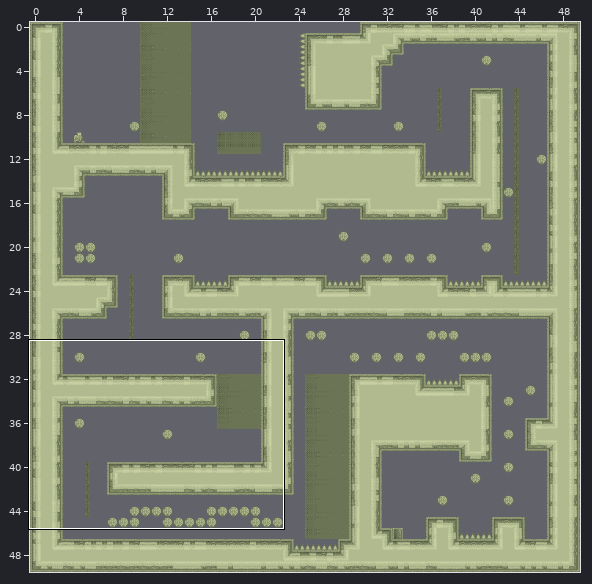
Tiled map, stored at SuperLemonadeFactory1989/SuperLemonadeFactory1989/Lemonade/levels/slf2/factory/factory_level1.tmx. Above: a wide view before the commit, with the close-up outlined.
Close-up. Before the commit:
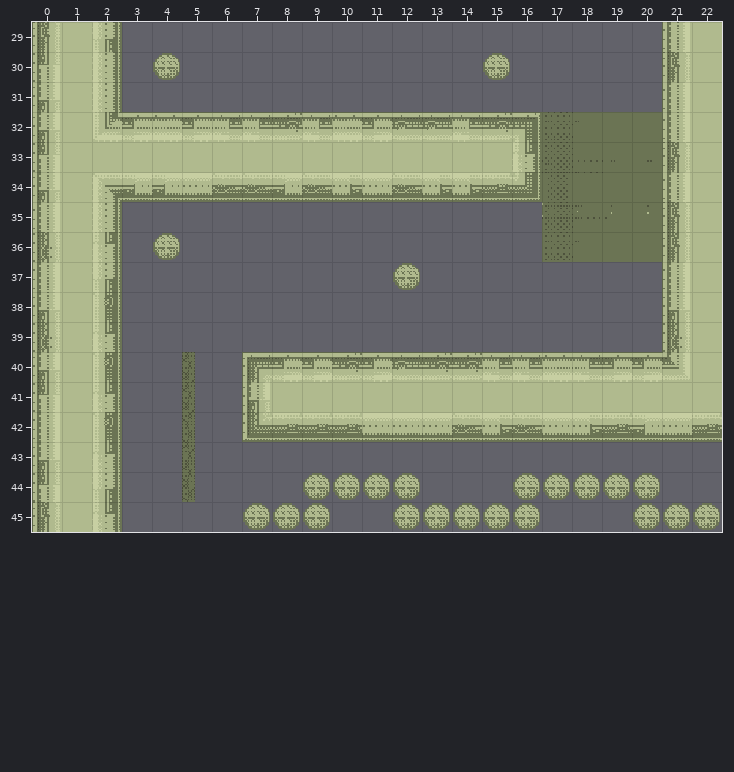
Cells are 20x20 px. Shown: x 0..22, y 29..45.
And afterwards:
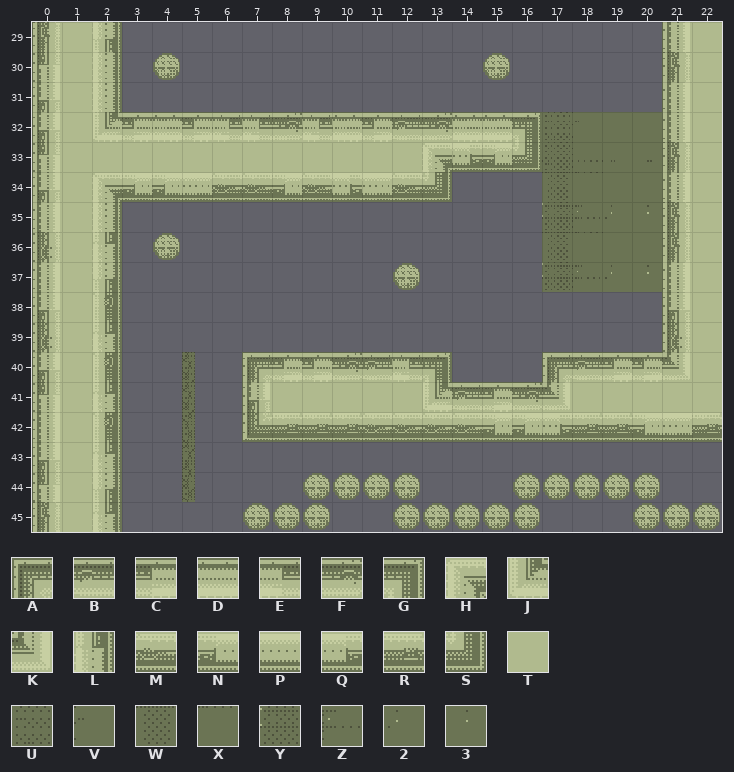
Key: from "tiles_sydney": A 8, B 9, C 10, D 11, E 12, F 13, G 14, H 15, J 35, K 36, L 54, M 129, N 130, P 131, Q 132, R 133, S 134, T 194, U 206, V 207, W 246, X 247, Y 266, Z 267, 2 268, 3 269.
_ is an empty cell, . an unchanged one.
Change:
--- layer "bg"
@@ x 13..16 @@
-32 BEF.
-33 TTTL
-34 QQRS
+32 FDD.
+33 HQNS
+34 S___
@@ x 17..20 @@
-36 UV..
-37 ____
+36 WX..
+37 YZ23
@@ x 11..18 @@
-40 CBFFEEDE
-41 ..TTTTT.
-42 PPP.QMPQ
+40 BEG___AB
+41 ..JBCFK.
+42 MMM.NNQR
Where, in picture pixels (left, top, right, bottom), the same in both close-ups:
changed: (422, 113, 542, 202)
changed: (542, 232, 662, 292)
changed: (362, 352, 602, 435)
